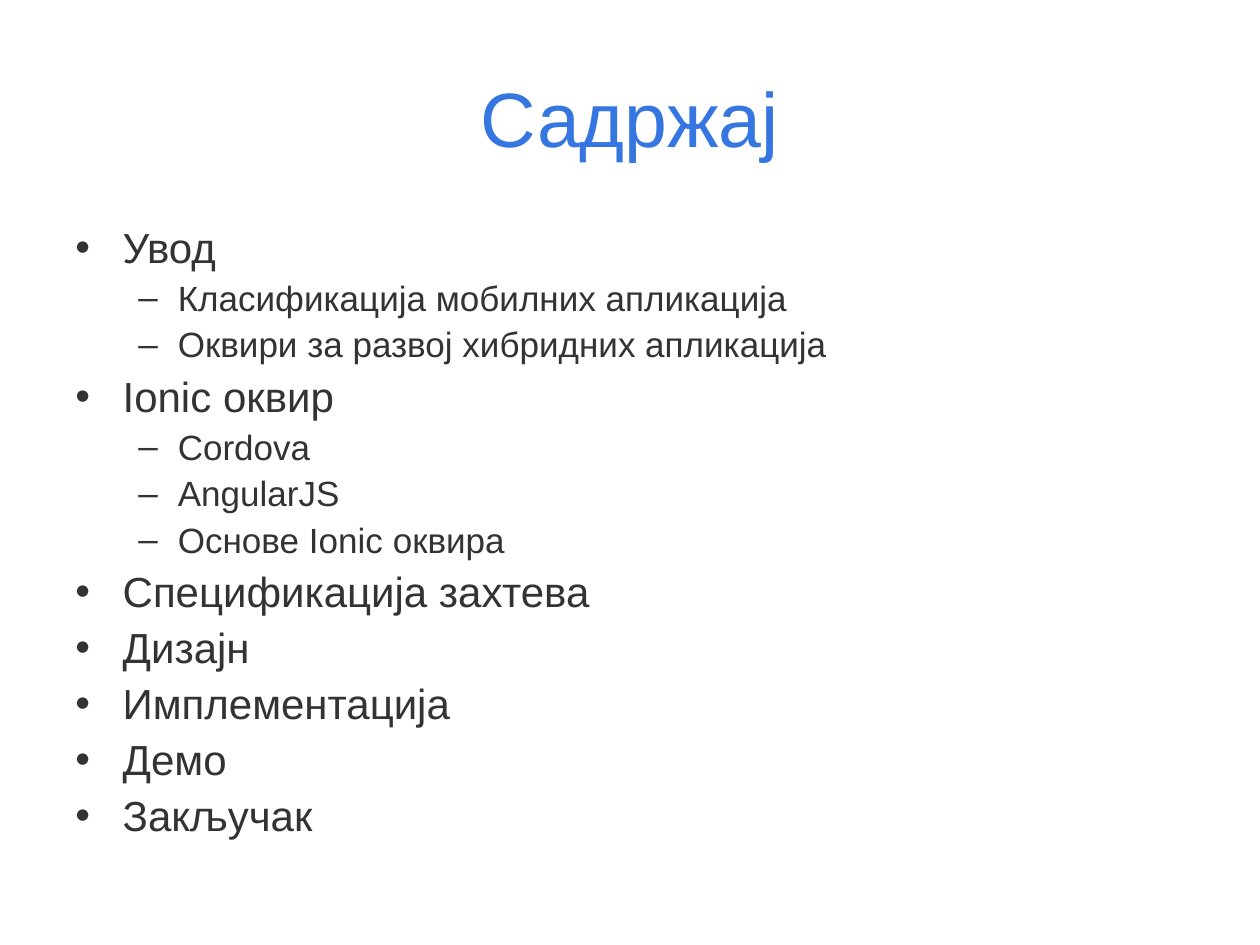
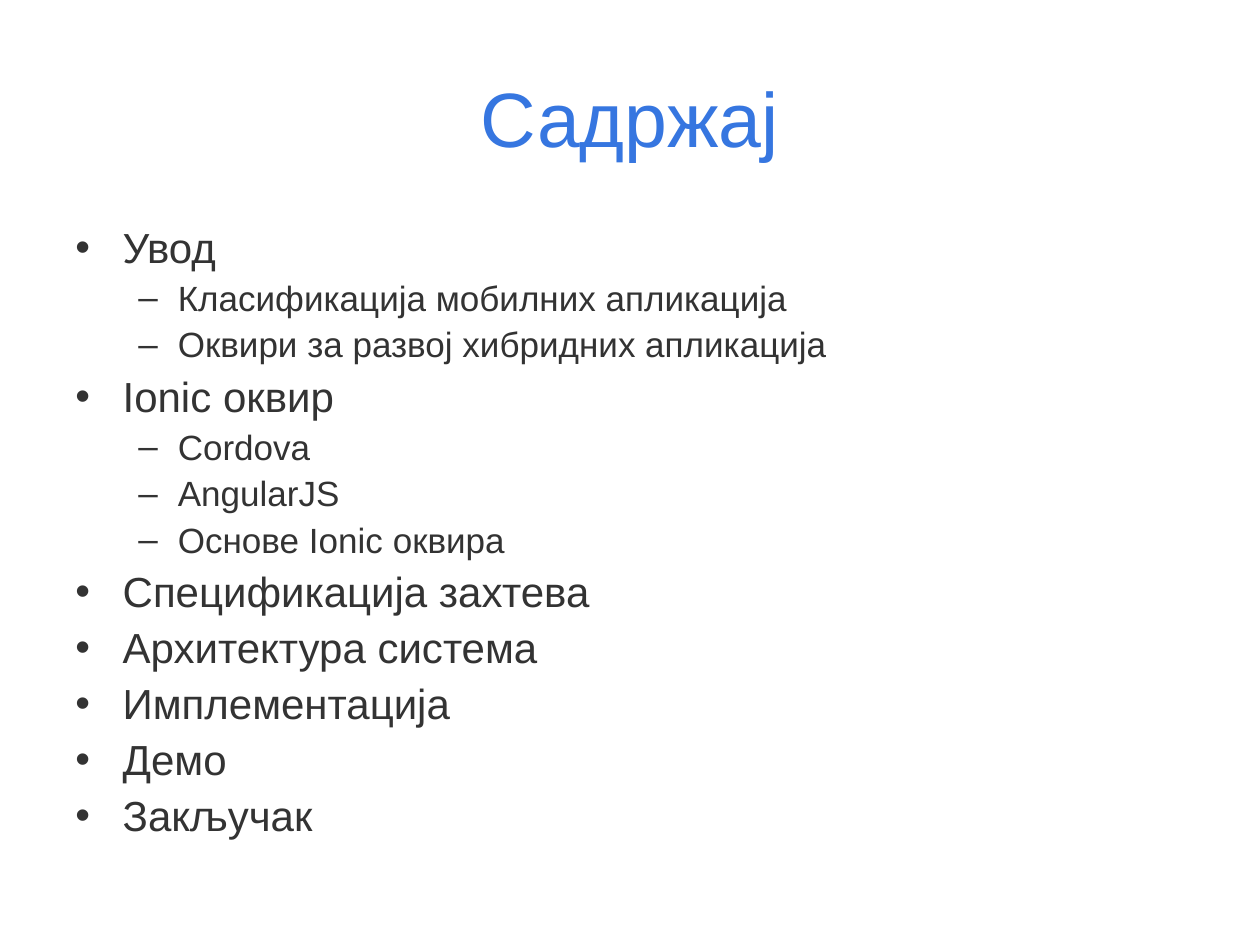
Before and after one commit to daleksic/master, a slide deck: slide 3 of prezentacija/Master rad-Dusko Aleksic.ppt (slide 2 before the commit). Drawn at 1260x945 pixels with LibreOffice and Linux fonts; fonts in the diff are those of the drawing. Boxes give left, top, right and bottom in pixels: in the first picture for what was removed or moved away, otherwise in the second. Text is boxed around its words. In the diff, an @@ line names an element or a change of style, - is before the commit and + after.

```diff
--- a/prezentacija/Master rad-Dusko Aleksic.ppt
+++ b/prezentacija/Master rad-Dusko Aleksic.ppt
@@ text at (x1=123, y1=634, x2=538, y2=671): text changed @@
-• Дизајн
+• Архитектура система
```
Also in this commit, not shown: 2 other slides changed, 3 slides added, 3 slides removed.
